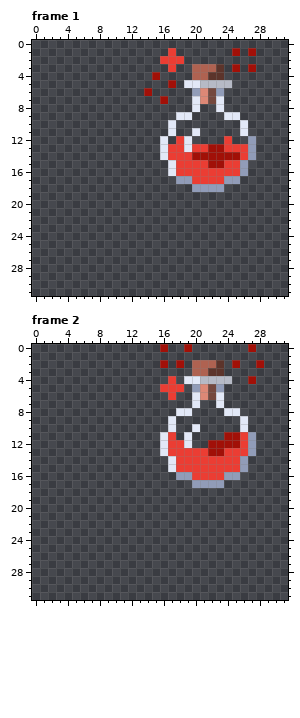
One commit to this pixel-art file: Mohanjo daro/Assets/Art/Effects/healthpotion.aseprite. The picture above is the old version.
32x32 pixels, 70 frames. Pixels under 10% opacity are left out. Colours within 5 levels of each other are drawn and written as one. Shown: frame 1, frame 2. The commit also changed other frames, which this record leaves out.
And afterwards:
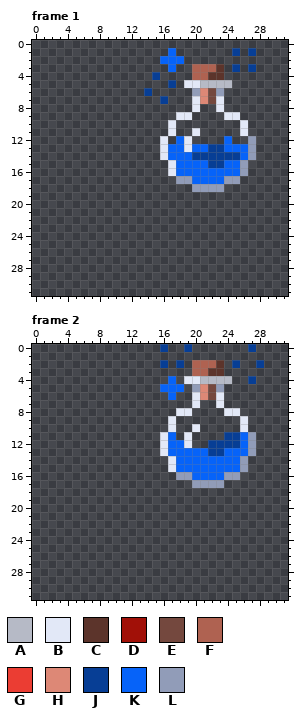
Palette (. is transparent): A #b7bbc7fd  B #e3e9f8fd  C #5c342bfd  D #a21007fd  E #74483efd  F #b06251fd  G #ec3d33fd  H #de8976fd  J #073e95  K #0663f9  L #919cb8
Difference:
layer "Layer 7" added
Changed rows in their new state; - is an unchanged pixel.
Frame 1, layer "Layer 7":
first column x 14:
 1 ---K-------J-J
 2 --KKK---------
 3 ---K-------J-J
 4 -J------------
 5 ---J----------
 6 J-------------
 7 --J-----------
first column x 17:
12 -K-----K--
13 KK-KKJJKKK
14 KKKJJJJJJK
15 -KKKKJJKK-
16 -KKKKKKKK-
17 ---KKKK---
Frame 2, layer "Layer 7":
first column x 16:
 0 J--J-------J-
 2 J-J------J--J
 4 -K---------J-
 5 KKK----------
 6 -K-----------
first column x 17:
11 K------JJK
12 KK---JJJJK
13 KKKKKJJKKK
14 -KKKKKKKK-
15 -KKKKKKKK-
16 ---KKKK---
Boxes around the changes in both pictures, in picture pixels (x1, y1, x2, y2):
changed: (144, 48, 184, 104)
changed: (232, 48, 256, 72)
changed: (168, 136, 248, 184)
changed: (160, 344, 264, 480)
